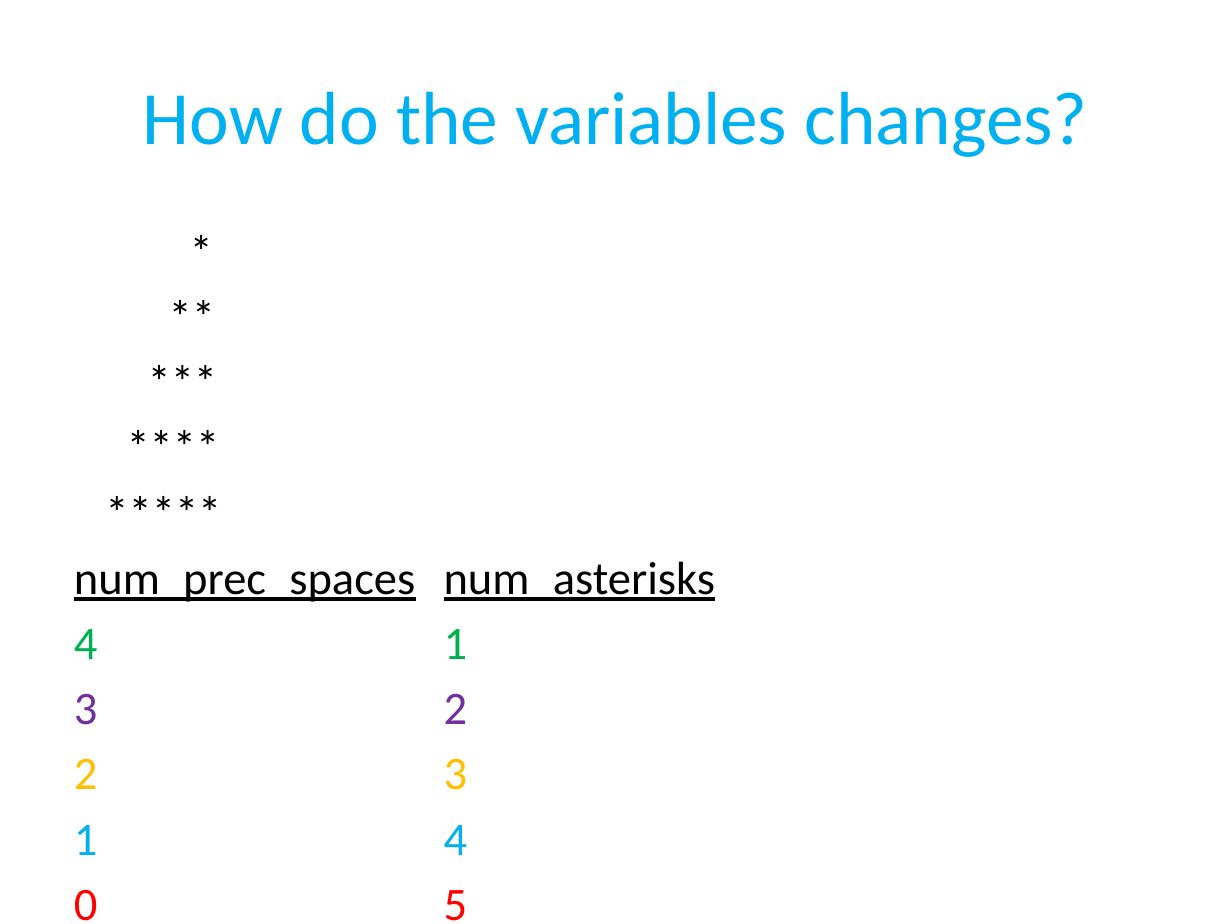
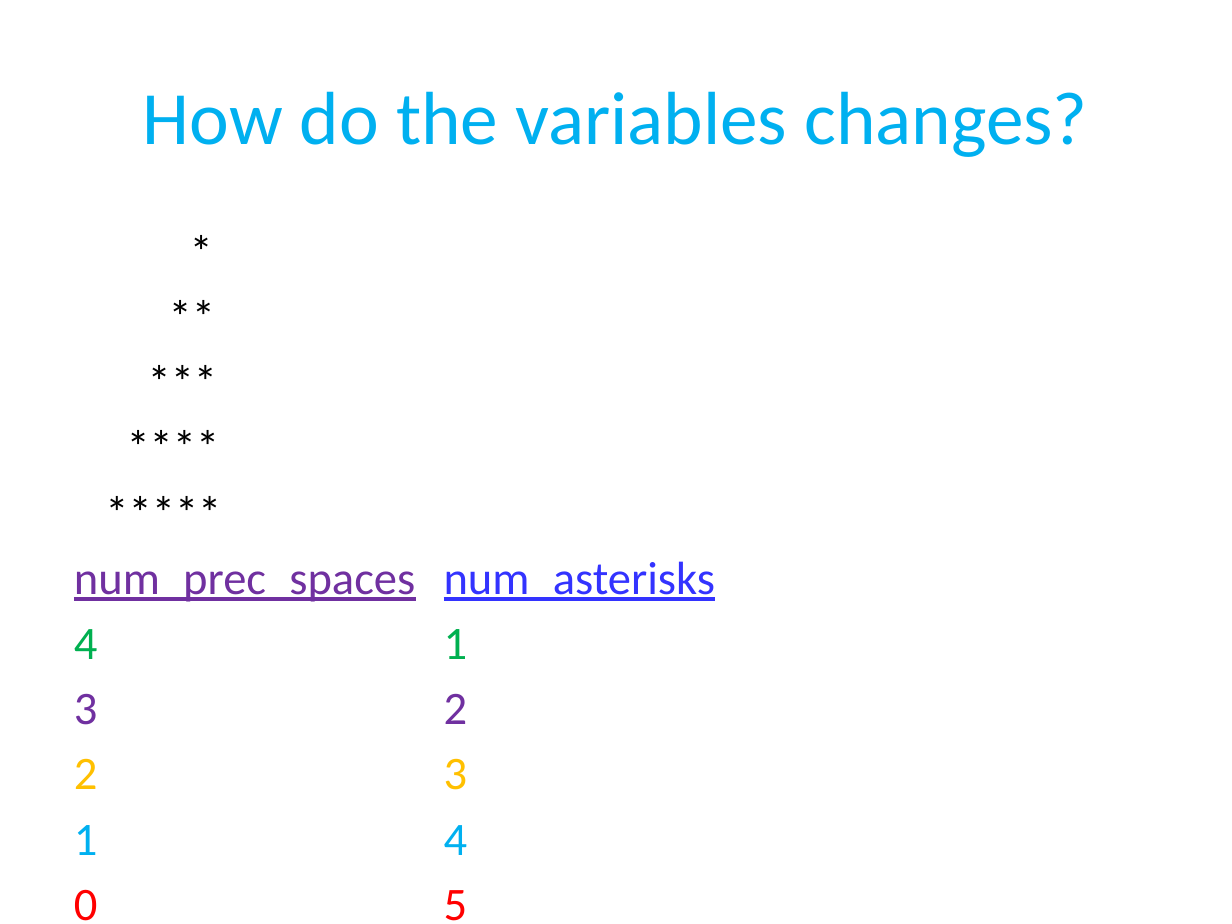
Before and after one commit to tong-yee/tong-yee.github.io, a slide deck: slide 28 of 135/slides/ch04/asterisk_pattern.pptx (slide 27 before the commit). Drawn at 1232x924 pixels with LibreOffice and Linux fonts; fonts in the diff are those of the drawing. Boxes give left, top, right and bottom in pixels: in the first picture for what was removed or moved away, otherwise in the second. Text is boxed around its words. In the diff, an @@ line names an element or a change of style, - is before the commit and + after.

```diff
--- a/135/slides/ch04/asterisk_pattern.pptx
+++ b/135/slides/ch04/asterisk_pattern.pptx
@@ text at <box>74,561,716,602</box>: text colour #000000 to #7030A0 in "num_prec_spaces"; text colour #000000 to #3333FF in "num_asterisks" @@
```
Also in this commit, not shown: 11 other slides changed, 6 slides added, 2 slides removed, 24 other files.
